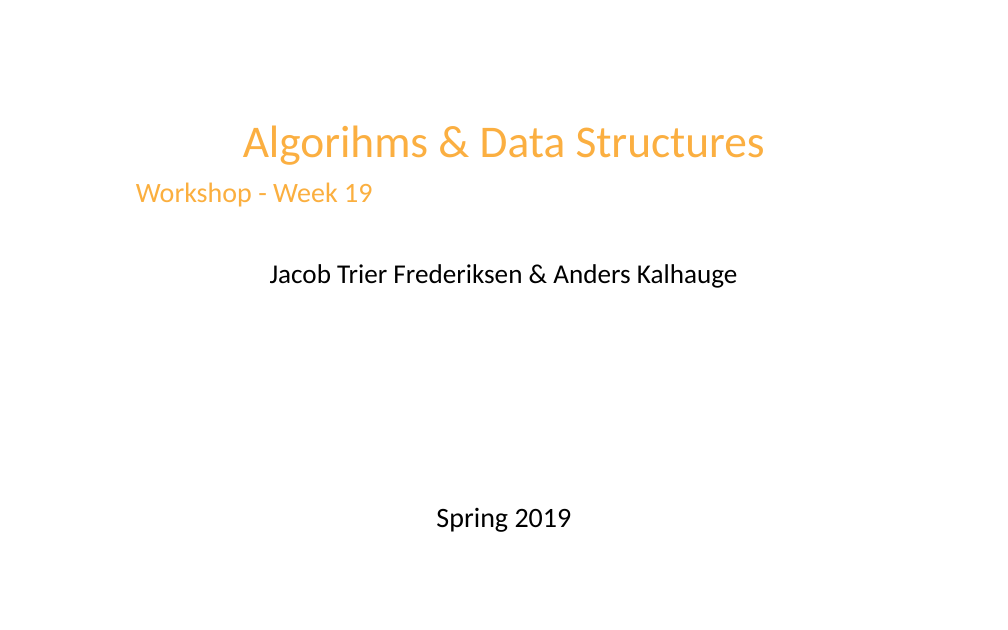
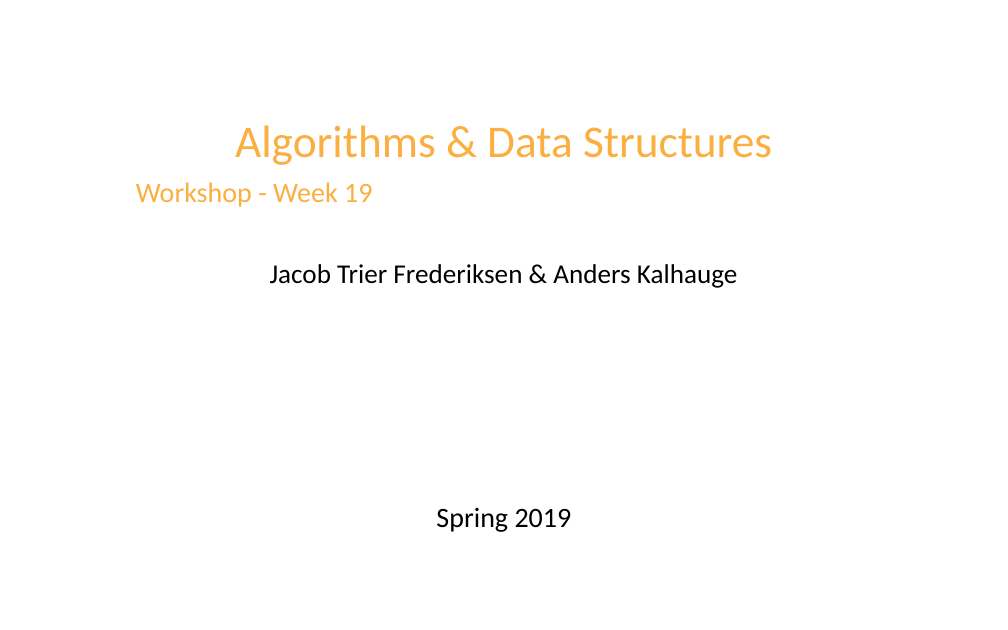
Before and after one commit to datsoftlyngby/soft2019spring-algorithms, a slide deck: slide 1 of Weeklies/Week_19/slides/Workshop2.pptx. Drawn at 1008x630 pixels with LibreOffice and Linux fonts; fonts in the diff are those of the drawing; background and template pictures are left out. Boxes give left, top, right and bottom in pixels: in the first picture for what was removed or moved away, otherwise in the second. Text is boxed around its words. In the diff, an @@ line names an element or a change of style, - is before the commit and + after.

```diff
--- a/Weeklies/Week_19/slides/Workshop2.pptx
+++ b/Weeklies/Week_19/slides/Workshop2.pptx
@@ title at [235, 125, 772, 165]: text changed @@
-Algorihms & Data Structures
+Algorithms & Data Structures
```
Also in this commit, not shown: 3 other slides changed, 1 other file.
